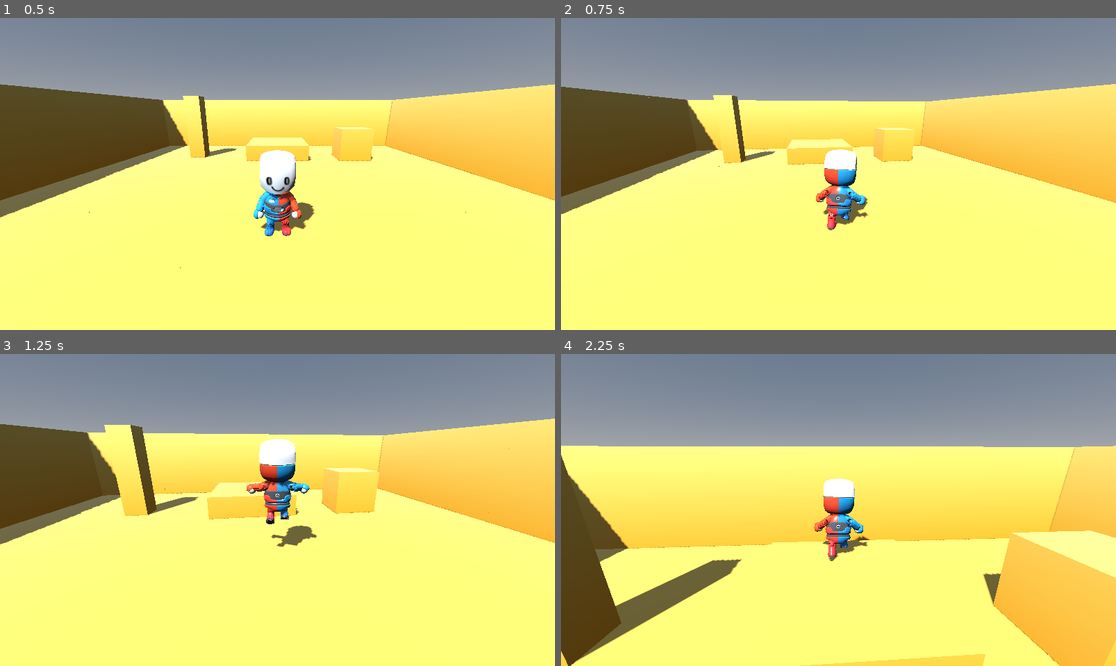
Above: before the commit, frames 1-4 (two rows, left to right).
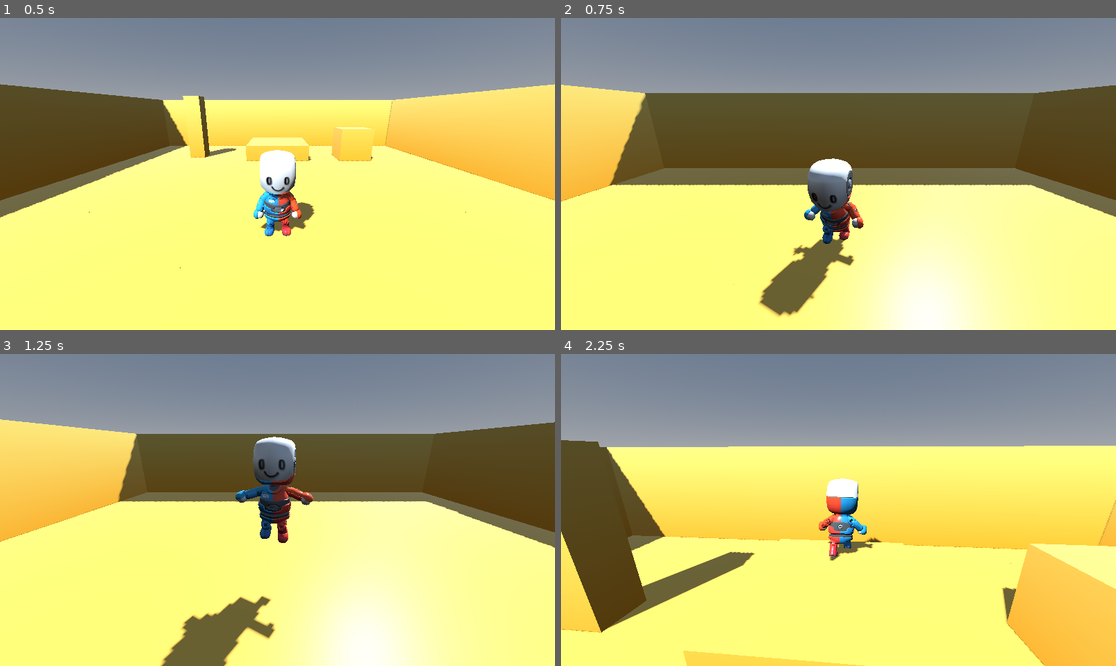
Above: after the commit, the same moments.

Repository: bistlaudio/Attimo
Game: Godot game, scene res://scenes/test/test_scene.tscn
Two runs of this game, one before a commit and one after it. Both use one fixed random seed, a clock stepped at 60 frames per second and the inputs below.
Inputs (mouse positions are in pixels of both pictures, inside the frame that each line leads up to):
- Up to frame 1 (0.5 s): no input
- Up to frame 2 (0.75 s): tap Enter at 0.5 s; move the mouse to (866, 174) at 0.52 s; hold W (move_forward) from 0.53 s (still down); hold Middle mouse button (camera_recenter) from 0.53 s (still down); click (866, 174) at 0.67 s
- Up to frame 3 (1.25 s): keep holding W (move_forward); keep holding Middle mouse button (camera_recenter); tap Space (jump) at 0.77 s
- Up to frame 4 (2.25 s): keep holding W (move_forward); move the mouse to (810, 510) at 1.27 s; release Middle mouse button (camera_recenter) at 1.28 s; right-click (810, 510) at 1.35 s; click (810, 510) at 1.42 s; tap Space (jump) at 1.52 s; tap Middle mouse button (camera_recenter) at 1.55 s; move the mouse to (849, 503) at 2.02 s; hold Middle mouse button (camera_recenter) from 2.03 s (still down); click (849, 503) at 2.17 s

Frame 1 is identical in both runs. In frame 2, 48% of the frame differs, in the area x 0-100%, y 21-100%; in frame 3, 48%; in frame 4, 15%.

Commit message:
feat(02-10): camera_recenter turns behind the character without re-steering a held direction
- lerp_angle over recenter_time, rotation added to the steering offset, mouse look cancels

Co-Authored-By: Claude Sonnet 5.5 <noreply@anthropic.com>

Diff:
--- a/attimo/scripts/camera/camera_rig.gd
+++ b/attimo/scripts/camera/camera_rig.gd
@@ -63,6 +63,8 @@
 @export var auto_follow_min_speed: float = 1.0
 ## Change in rad of the move input direction that re-bases steering.
 @export var steer_rebase_angle: float = 0.35
+## Seconds a recenter (camera_recenter, D-17) takes to turn the camera behind the character.
+@export var recenter_time: float = 0.15
 
 ## Yaw in rad, rotation about Y.
 var yaw: float = 0.0
@@ -78,6 +80,11 @@
 var _auto_offset: float = 0.0
 ## Move input vector at the last steering re-base (ZERO while neutral).
 var _steer_reference: Vector2 = Vector2.ZERO
+## True while a recenter runs; mouse look cancels it.
+var _recentering: bool = false
+var _recenter_start_yaw: float = 0.0
+var _recenter_target_yaw: float = 0.0
+var _recenter_elapsed: float = 0.0
 ## Target origin of the previous frame, for targets that are not CharacterBody3D.
 var _last_target_origin: Vector3 = Vector3.ZERO
 
@@ -146,6 +153,9 @@
 		yaw -= motion.relative.x * scale
 		pitch = clampf(pitch - vertical, pitch_min, pitch_max)
 		return
+	if event.is_action_pressed(&"camera_recenter") and (not require_mouse_capture or Input.mouse_mode == Input.MOUSE_MODE_CAPTURED):
+		recenter()
+		return
 	if event.is_action_pressed(&"pause") and require_mouse_capture:
 		Input.mouse_mode = Input.MOUSE_MODE_VISIBLE
 		return
@@ -160,6 +170,7 @@
 		return
 	time_since_look += delta
 	_update_steering_latch()
+	_advance_recenter(delta)
 	_apply_auto_follow(delta)
 	var anchor: Vector3 = target.get_global_transform_interpolated().origin + Vector3.UP * pivot_height
 	var horizontal_weight: float = 1.0 - exp(-follow_rate * delta)
@@ -290,6 +301,39 @@
 ## Marks look input (mouse now, gamepad stick in Phase 13): auto-follow waits auto_follow_delay again.
 func notify_look_activity() -> void:
 	time_since_look = 0.0
+	_recentering = false
+
+
+## Turns the camera behind the character's facing within recenter_time (D-17, A29). The rotation is added to the
+## steering offset like auto-follow's, so a held direction keeps its heading. Mouse look cancels it.
+func recenter() -> void:
+	if target == null:
+		return
+	var facing: Vector2 = Vector2.ZERO
+	var visual: Node3D = target.get(&"visual_root") as Node3D
+	if visual != null:
+		facing = Vector2(visual.global_basis.z.x, visual.global_basis.z.z)
+	var body := target as CharacterBody3D
+	if facing.length_squared() < 0.0001 and body != null:
+		facing = Vector2(body.velocity.x, body.velocity.z)
+	if facing.length_squared() < 0.0001:
+		return
+	_recenter_start_yaw = yaw
+	_recenter_target_yaw = atan2(-facing.x, -facing.y)
+	_recenter_elapsed = 0.0
+	_recentering = true
+
+
+func _advance_recenter(delta: float) -> void:
+	if not _recentering:
+		return
+	_recenter_elapsed += delta
+	var weight: float = clampf(_recenter_elapsed / maxf(recenter_time, 0.001), 0.0, 1.0)
+	var new_yaw: float = lerp_angle(_recenter_start_yaw, _recenter_target_yaw, weight)
+	_auto_offset += new_yaw - yaw
+	yaw = new_yaw
+	if weight >= 1.0:
+		_recentering = false
 
 
 ## Whether auto-follow may act: "on" always, "off" never, "auto" only after joypad input (A41).
@@ -330,7 +374,7 @@
 ## added to the yaw and to _auto_offset, so the held key keeps its world heading and the error converges to 0.
 func _apply_auto_follow(delta: float) -> void:
 	var heading: Vector2 = _target_heading(delta)
-	if not auto_follow_active() or time_since_look <= auto_follow_delay:
+	if _recentering or not auto_follow_active() or time_since_look <= auto_follow_delay:
 		return
 	if heading.length() <= auto_follow_min_speed:
 		return
